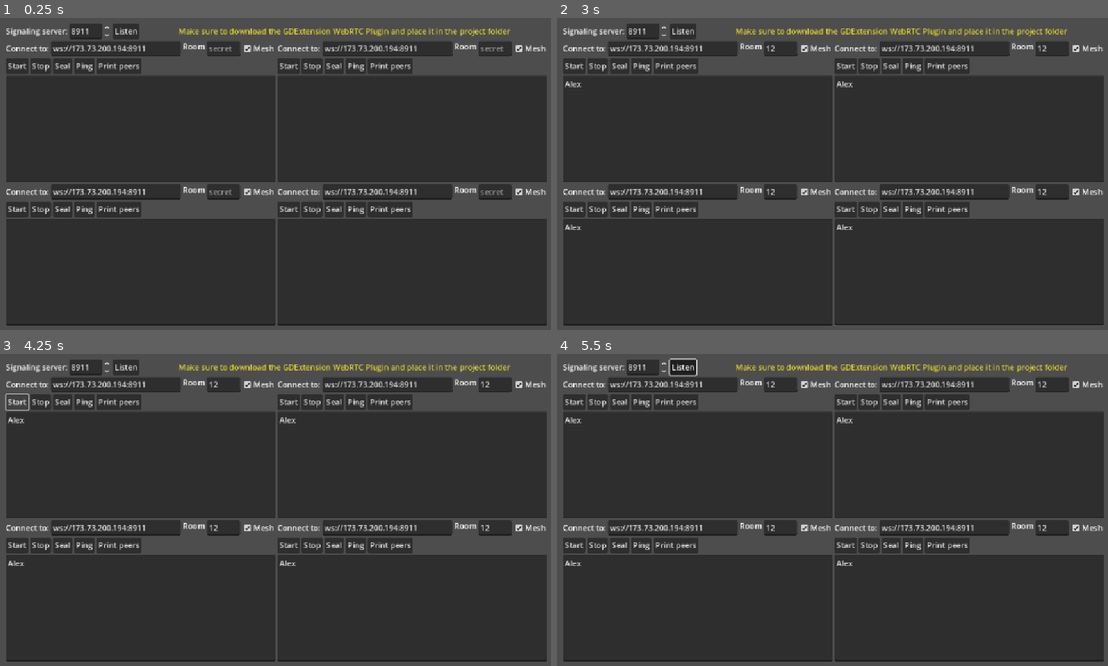
Above: before the commit, frames 1-4 (two rows, left to right).
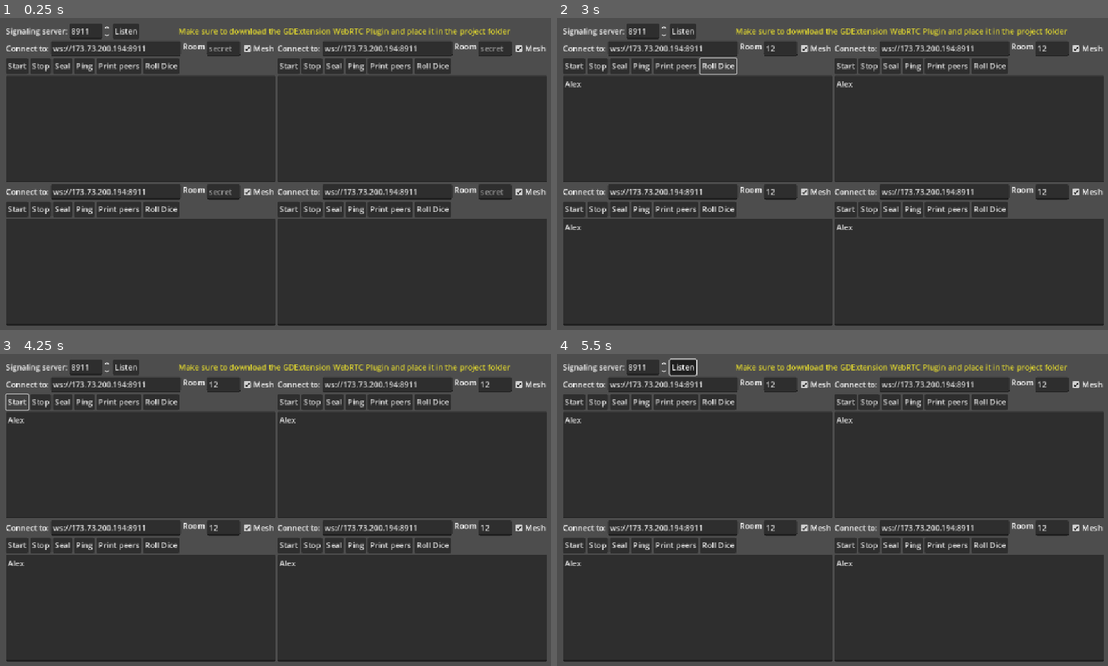
Above: after the commit, the same moments.

Repository: Sheepy3/webrtc-signaling-fork
Game: Godot game, scene res://demo/main.tscn
The game is run twice, just before and just after one commit, with the same random seed, the same clock (stepped at 60 frames per second) and the same inputs.
Inputs (mouse positions are in pixels of both pictures, inside the frame that each line leads up to):
- Up to frame 1 (0.25 s): no input
- Up to frame 2 (3 s): click (777, 49) at 0.52 s; type "12" at 0.6 s; click (694, 127) at 0.75 s; type "Alex" at 0.83 s; click (1052, 49) at 0.98 s; type "12" at 1.07 s; click (970, 127) at 1.27 s; type "Alex" at 1.35 s; click (777, 192) at 1.5 s; type "12" at 1.58 s; click (694, 270) at 1.73 s; type "Alex" at 1.82 s; click (1052, 192) at 2.02 s; type "12" at 2.1 s; click (970, 270) at 2.25 s; type "Alex" at 2.33 s; click (716, 64) at 2.75 s, where only the run after the commit has a clickable "Roll Dice"
- Up to frame 3 (4.25 s): click "Start" at 3.5 s
- Up to frame 4 (5.5 s): click "Start" at 4.25 s; click "Listen" at 5 s

The runs differ from the first frame. In frame 1, 1.1% of the frame differs, in the area x 26-82%, y 12-64%; in frame 2, 1.1%; in frame 3, 1.1%; in frame 4, 1.1%.

Commit message:
added dice roll button

Diff:
--- a/demo/client_ui.gd
+++ b/demo/client_ui.gd
@@ -78,3 +78,7 @@
 
 func _on_stop_pressed() -> void:
 	client.stop()
+
+
+func _on_roll_pressed() -> void:
+	pass # Replace with function body.
--- a/demo/client_ui.tscn
+++ b/demo/client_ui.tscn
@@ -72,6 +72,10 @@
 layout_mode = 2
 text = "Print peers"
 
+[node name="Roll" type="Button" parent="VBoxContainer/HBoxContainer"]
+layout_mode = 2
+text = "Roll Dice"
+
 [node name="TextEdit" type="TextEdit" parent="VBoxContainer"]
 layout_mode = 2
 size_flags_vertical = 3
@@ -81,3 +85,4 @@
 [connection signal="pressed" from="VBoxContainer/HBoxContainer/Seal" to="." method="_on_seal_pressed"]
 [connection signal="pressed" from="VBoxContainer/HBoxContainer/Ping" to="." method="_on_ping_pressed"]
 [connection signal="pressed" from="VBoxContainer/HBoxContainer/Peers" to="." method="_on_peers_pressed"]
+[connection signal="pressed" from="VBoxContainer/HBoxContainer/Roll" to="." method="_on_roll_pressed"]
